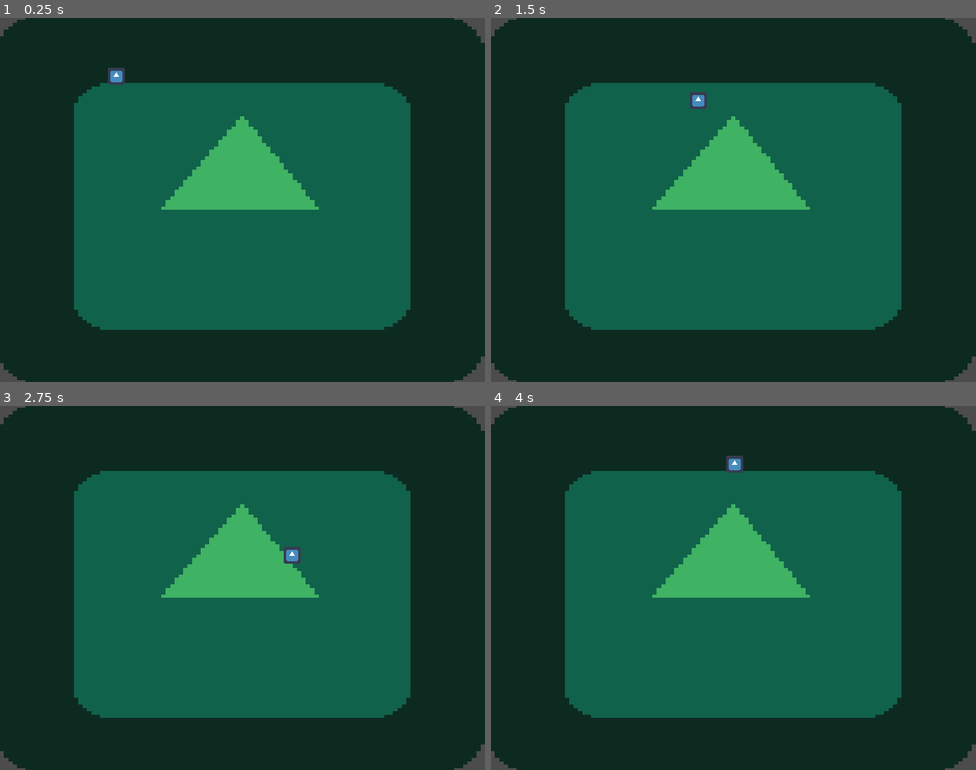
Above: before the commit, frames 1-4 (two rows, left to right).
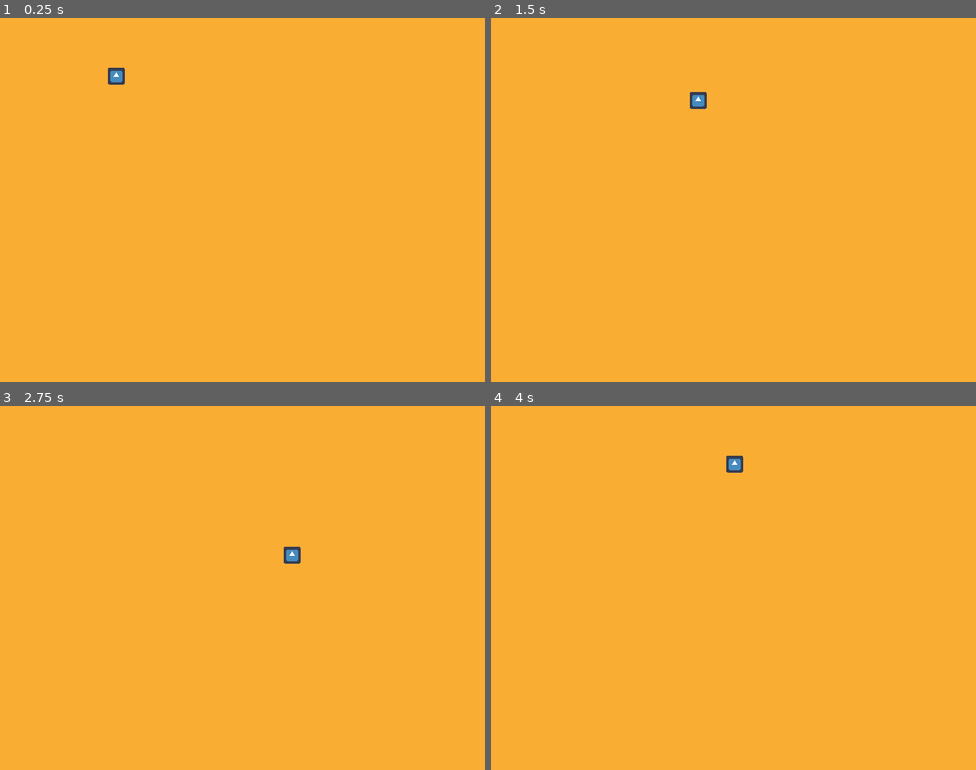
Above: after the commit, the same moments.

Repository: site12/LudumDare46
Game: Godot game, scene res://player/world.tscn
Two runs of this game, one before a commit and one after it. Both use one fixed random seed, a clock stepped at 60 frames per second and the inputs below. The engine's default icon, where the game draws it, is replaced by a stand-in: a white triangle on a blue panel in a dark square.
Inputs:
- Up to frame 1 (0.25 s): no input
- Up to frame 2 (1.5 s): tap Enter at 0.5 s; hold D (right) 0.53-1.28 s; tap Space (ui_select) at 0.77 s; hold S (down) from 1.28 s (still down)
- Up to frame 3 (2.75 s): tap Space (ui_select) at 1.52 s; release S (down) at 2.03 s; hold D (right) from 2.03 s (still down)
- Up to frame 4 (4 s): release D (right) at 2.78 s; hold W (up) 2.78-3.53 s; tap Space (ui_select) at 3.02, 3.77 s; hold A (left) from 3.53 s (still down)

The runs differ from the first frame. In frame 1, 100% of the frame differs, in the area x 0-100%, y 0-100%; in frame 2, 100%; in frame 3, 100%; in frame 4, 100%.
Error before the commit: Invalid get index '54' (on base: 'Array'). (res://dungen/Rooms/ROOM.gd:22)

Commit message:
2d arrayyys babeyyyy

Diff:
--- a/dungen/Rooms/ROOM.gd
+++ b/dungen/Rooms/ROOM.gd
@@ -3,7 +3,7 @@
 class_name room
 
 export var size = Vector2(54,57)
-var ground = [[]]
+var ground = []
 var connected_rooms = []
 
 var tilesize = 128/2
@@ -16,8 +16,9 @@
 
 func generate_floor(size):
 	for xpos in size.x:
+		ground.append([])
 		for ypos in size.y:
 			var t = tile.instance()
 			t.position = roompos + Vector2(tilesize*xpos,tilesize*ypos)
-			ground[size.x][size.y] = t
+			ground[xpos].append(t)
 			add_child(t)
--- a/project.godot
+++ b/project.godot
@@ -23,10 +23,6 @@
 config/name="LudumDare"
 run/main_scene="res://player/world.tscn"
 config/icon="res://icon.png"
-
-[debug]
-
-settings/stdout/print_fps=true
 
 [display]
 
